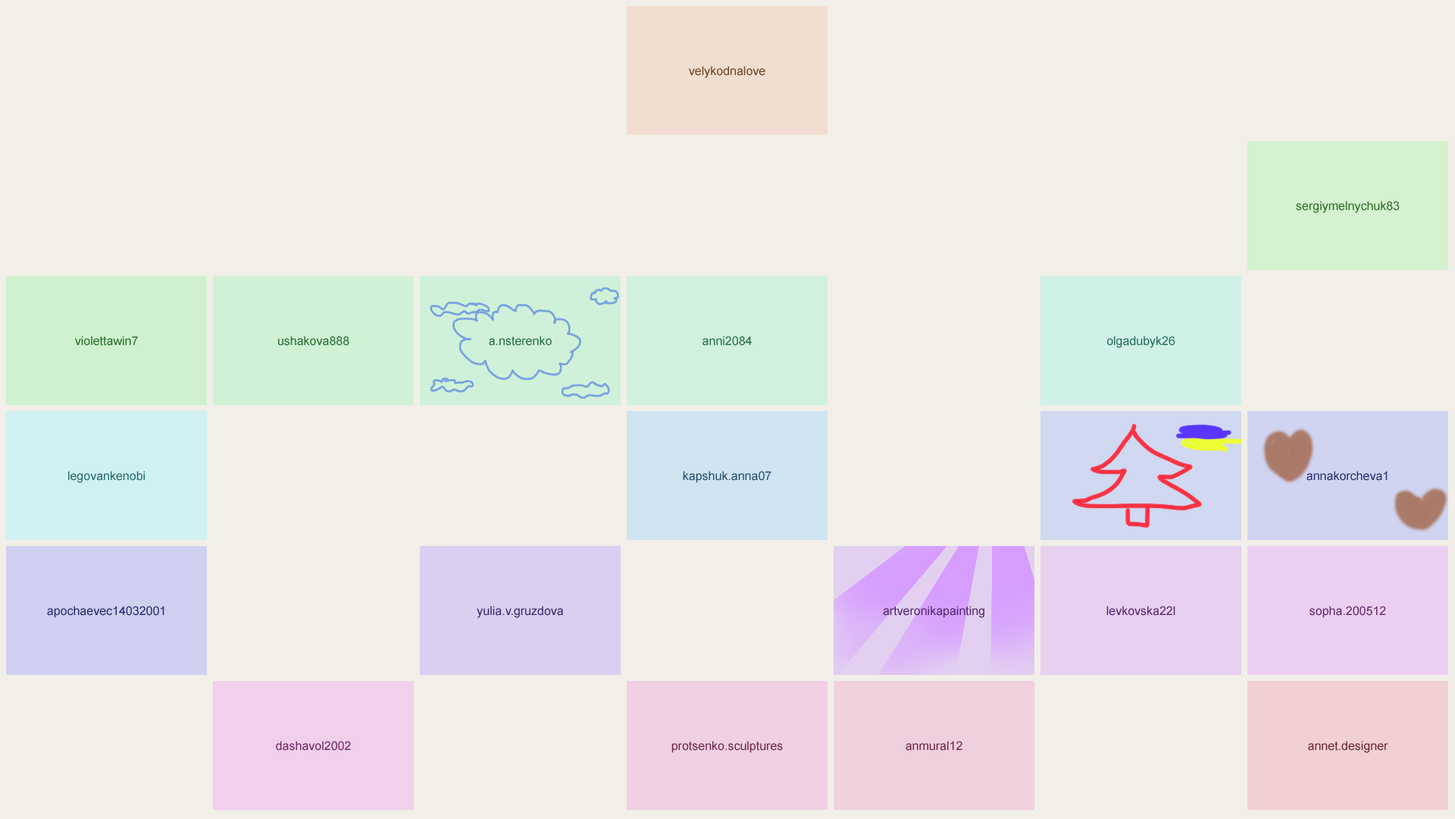
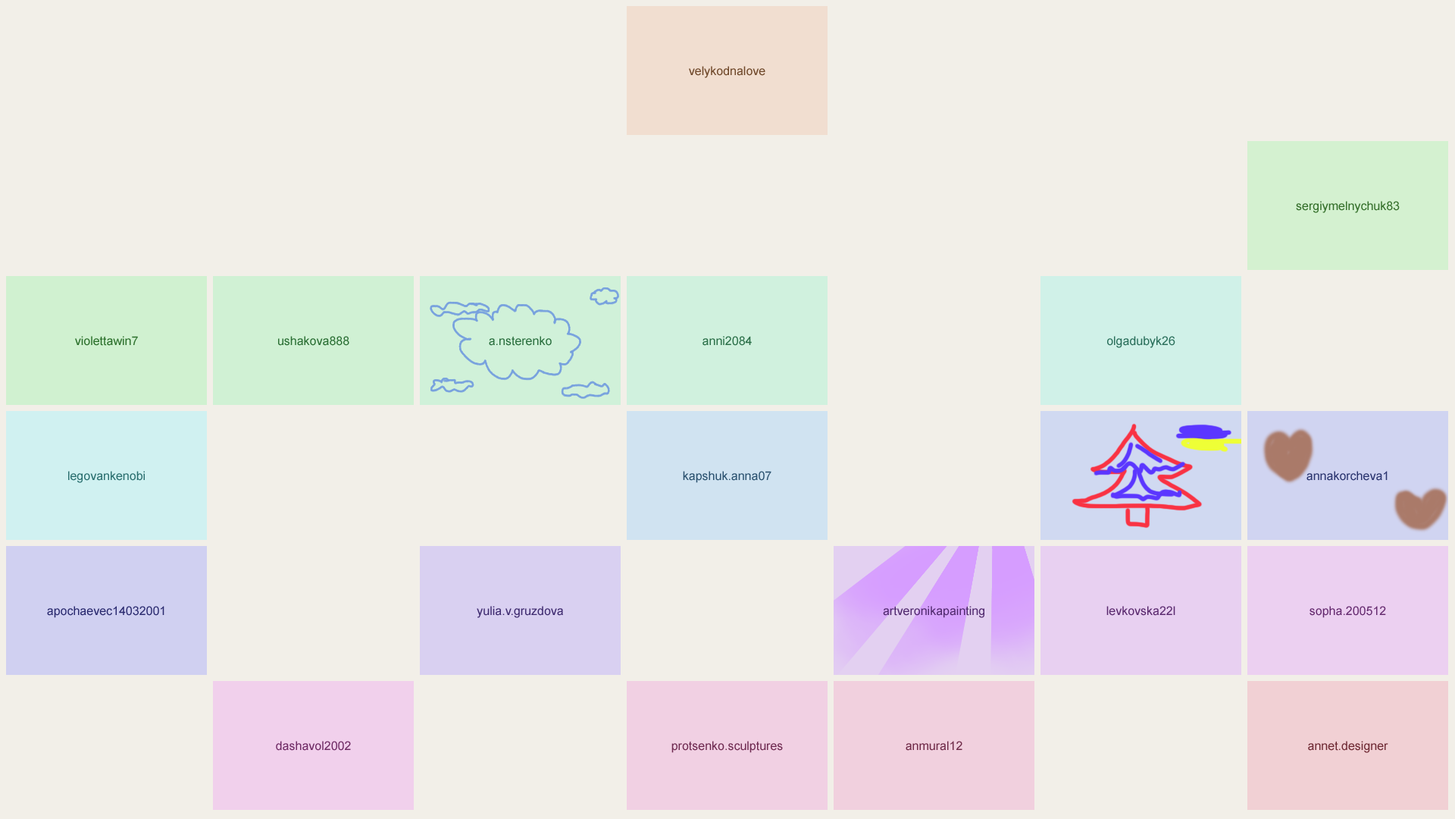
Comparing the layer stacks of the two 1455 x 819 images. Changes:
painted on "tigerstar0427.png" over left=1093, top=441, right=1187, bottom=502
